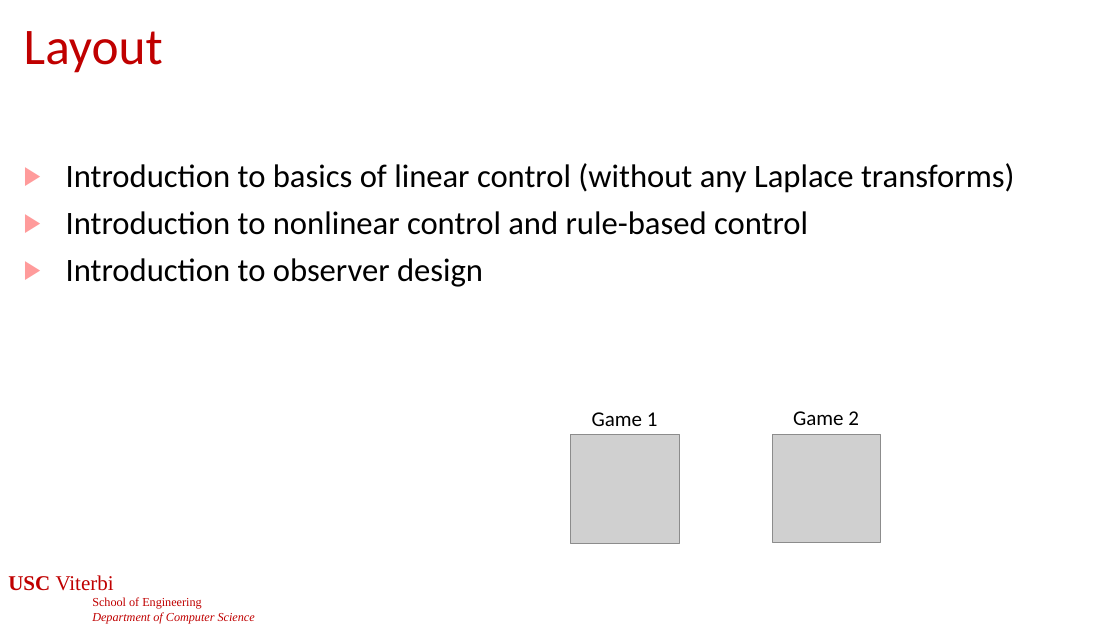
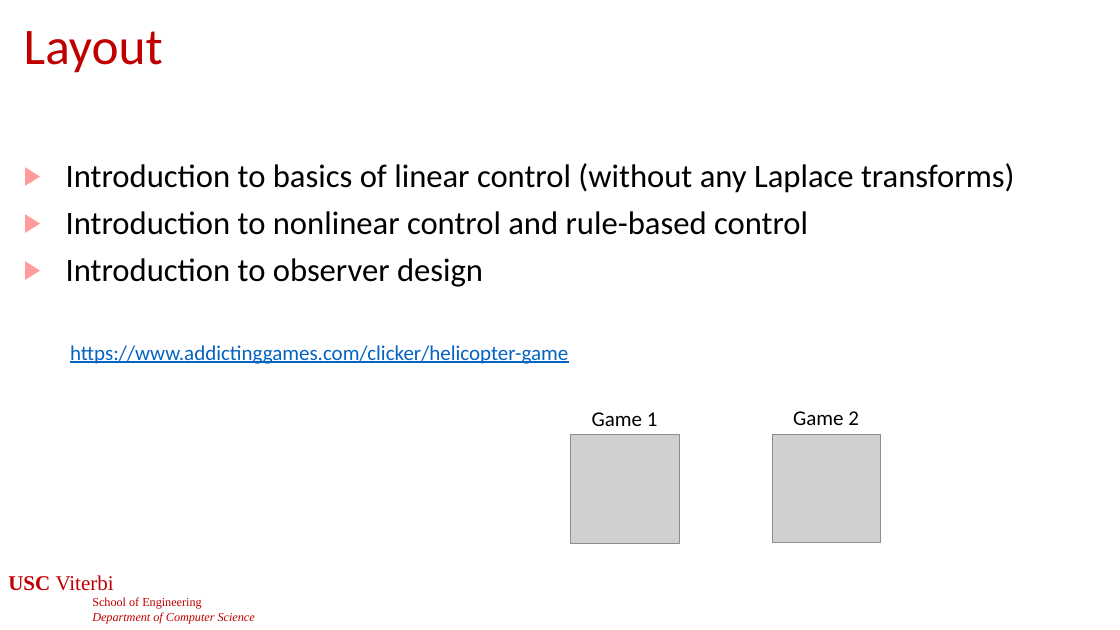
Before and after one commit to jdeshmukh/jdeshmukh.github.io, a slide deck: slide 2 of teaching/cs513-autocps-fall-2025/slides/Control.pptx. Drawn at 1120x630 pixels with LibreOffice and Linux fonts; fonts in the diff are those of the drawing; grey boxes stand for pictures; background and template pictures are left out. Boxes give left, top, right and bottom in pixels: in the first picture for what was removed or moved away, otherwise in the second. Text is boxed around its words. In the diff, an @@ line names an element or a change of style, - is before the commit and + after.

```diff
--- a/teaching/cs513-autocps-fall-2025/slides/Control.pptx
+++ b/teaching/cs513-autocps-fall-2025/slides/Control.pptx
@@ text added at (70, 345, 568, 364), 18 pt, text #0563C1, underline @@
+https://www.addictinggames.com/clicker/helicopter-game
```
Also in this commit, not shown: 10 other slides changed, 1 slide removed, 2 other files.
